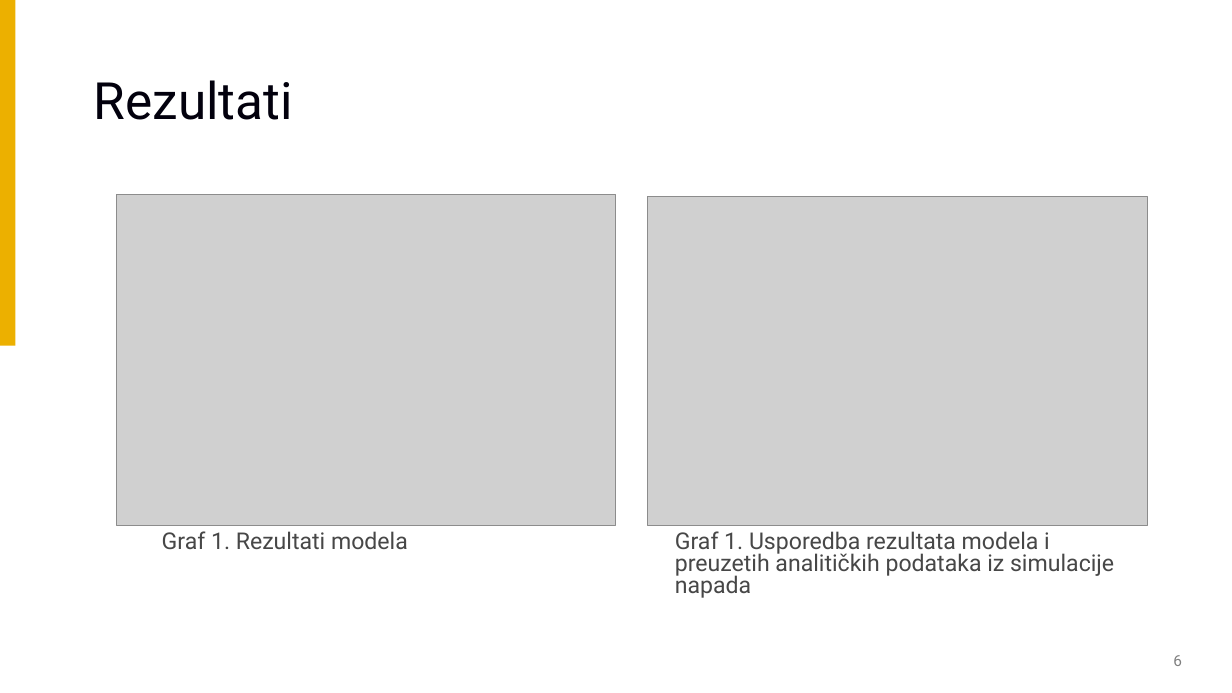
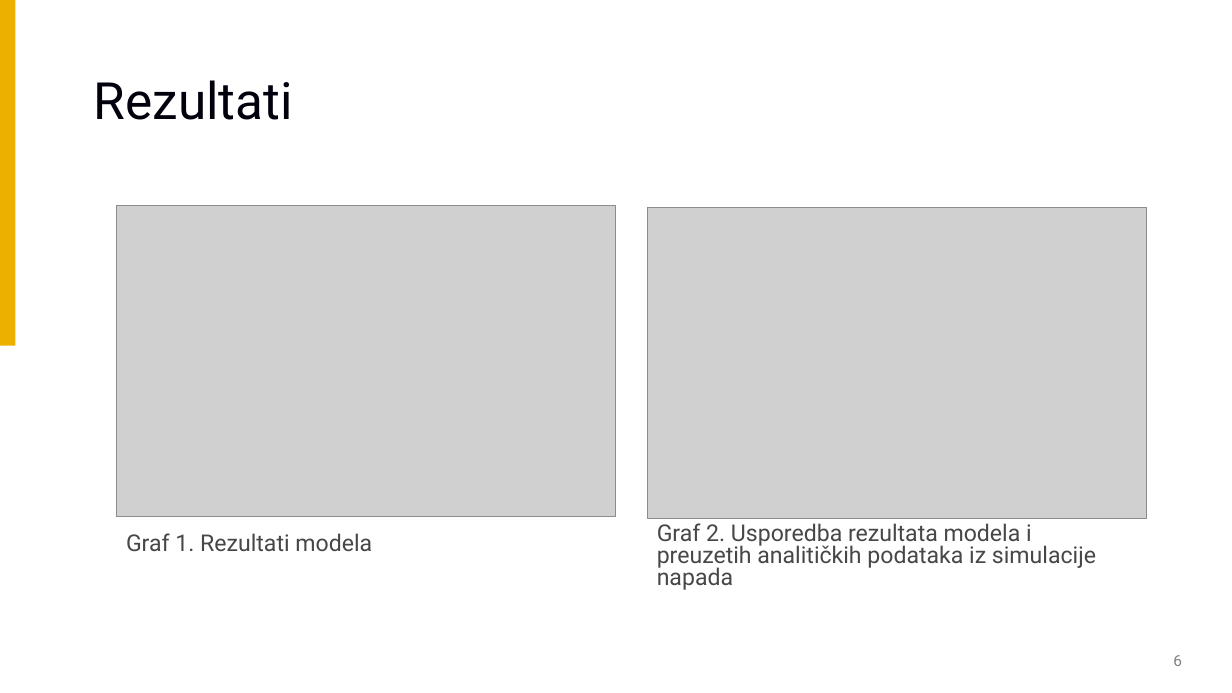
Before and after one commit to mv54173/julia, a slide deck: slide 6 of projekt/projektni_rad_Marko_Varga.pptx. Drawn at 1232x693 pixels with LibreOffice and Linux fonts; fonts in the diff are those of the drawing; grey boxes stand for pictures; background and template pictures are left out. Boxes give left, top, right and bottom in pixels: in the first picture for what was removed or moved away, otherwise in the second. Text is boxed around its words. In the diff, an @@ line names an element or a change of style, - is before the commit and + after.

```diff
--- a/projekt/projektni_rad_Marko_Varga.pptx
+++ b/projekt/projektni_rad_Marko_Varga.pptx
@@ picture: place and size @@
-picture at (116, 194, 616, 525)
+picture at (116, 205, 616, 516)
@@ picture: place and size @@
-picture at (648, 197, 1148, 526)
+picture at (648, 208, 1147, 518)
@@ subtitle "Graf 1. Rezultati modela": place and size @@
-subtitle "Graf 1. Rezultati modela" at (162, 531, 408, 549)
+subtitle "Graf 1. Rezultati modela" at (126, 533, 372, 551)
@@ text at (657, 523, 1096, 590): text changed @@
-Graf 1. Usporedba rezultata modela i preuzetih analitičkih podataka iz simulacije napada
+Graf 2. Usporedba rezultata modela i preuzetih analitičkih podataka iz simulacije napada
```
Also in this commit, not shown: 5 other slides changed, 1 slide added.
